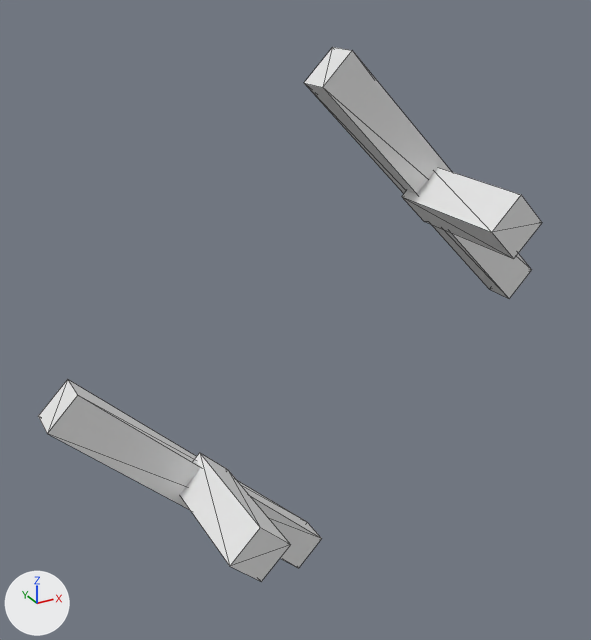
The OBJ model assets/meshes/drones/phantom4/phantom4__gear.obj: old version first, new version second.
Rendered twice from a camera (50 mm lens) standing at (-0.159, -0.182, 0.145) and looking at (-0.014, 0.081, 0.013). The axes (+X, +Y, +Z) are drawn at lower left. The lights are the same throughout. The picture after the commit comes second. Mesh edges are drawn as thin lines. Where no turn or scale is listed for an object, it has been applied to the vertices.

Names of what the first picture shows: 'phantom4__gear'.
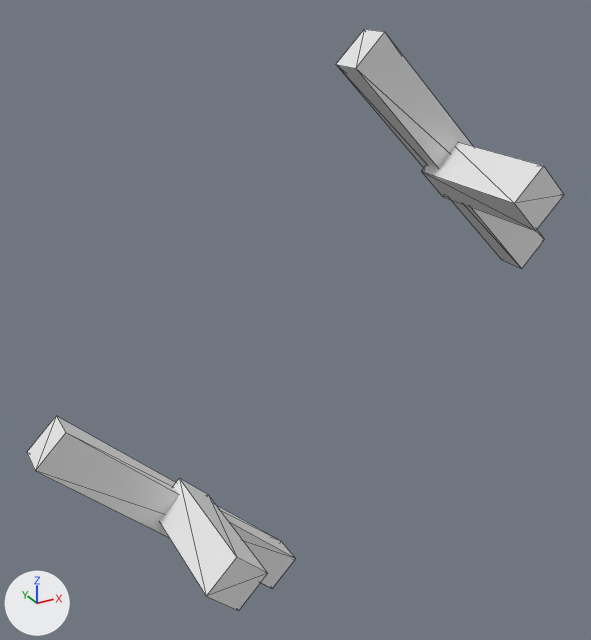
Boxes [x1, y1, x2, y2] around the edits, measured in the pictures (591 x 640 px; the box of a moved part takes in the faces that stretch with it):
'phantom4__gear', reshaped (7% wider, 9% taller): before [38, 47, 542, 582]; after [27, 29, 564, 611]
part 1 of me_phantom4__gear, moved or reshaped: before [180, 453, 291, 582]; after [159, 478, 268, 611]
part 2 of me_phantom4__gear, moved or reshaped: before [38, 379, 322, 568]; after [27, 416, 295, 588]
part 3 of me_phantom4__gear, moved or reshaped: before [402, 168, 542, 259]; after [421, 142, 564, 231]
part 4 of me_phantom4__gear, moved or reshaped: before [304, 47, 532, 299]; after [336, 29, 545, 269]

The edits, one by one:
me_phantom4__gear is used by ob_phantom4__gear; location (0.0, 0.0, 0.0).
me_phantom4__gear had 32 vertices, 48 faces and spanned x -0.115..0.115, y 0.035..0.098, z -0.115..0.115.
me_phantom4__gear now has 32 vertices, 48 faces and spans x -0.121..0.121, y 0.035..0.098, z -0.121..0.121.
me_phantom4__gear part 1: the loose piece of 8 vertices spanning x -0.067..-0.042, y 0.035..0.091, z -0.067..-0.042 is moved by (-0.01, 0.0, -0.01).
me_phantom4__gear part 2: the loose piece of 8 vertices spanning x -0.115..0.001, y 0.084..0.098, z -0.115..0.001 is scaled about its middle by (0.923, 1, 0.923), then moved by (-0.01, 0.0, -0.01).
me_phantom4__gear part 3: the loose piece of 8 vertices spanning x 0.042..0.067, y 0.035..0.091, z 0.042..0.067 is moved by (0.01, 0.0, 0.01).
me_phantom4__gear part 4: the loose piece of 8 vertices spanning x -0.001..0.115, y 0.084..0.098, z -0.001..0.115 is scaled about its middle by (0.923, 1, 0.923), then moved by (0.01, 0.0, 0.01).
